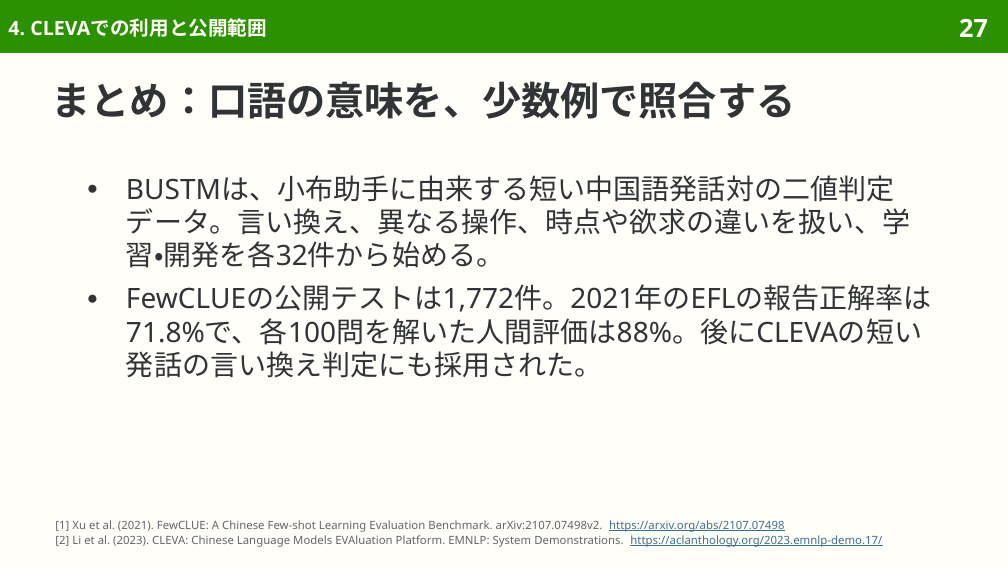
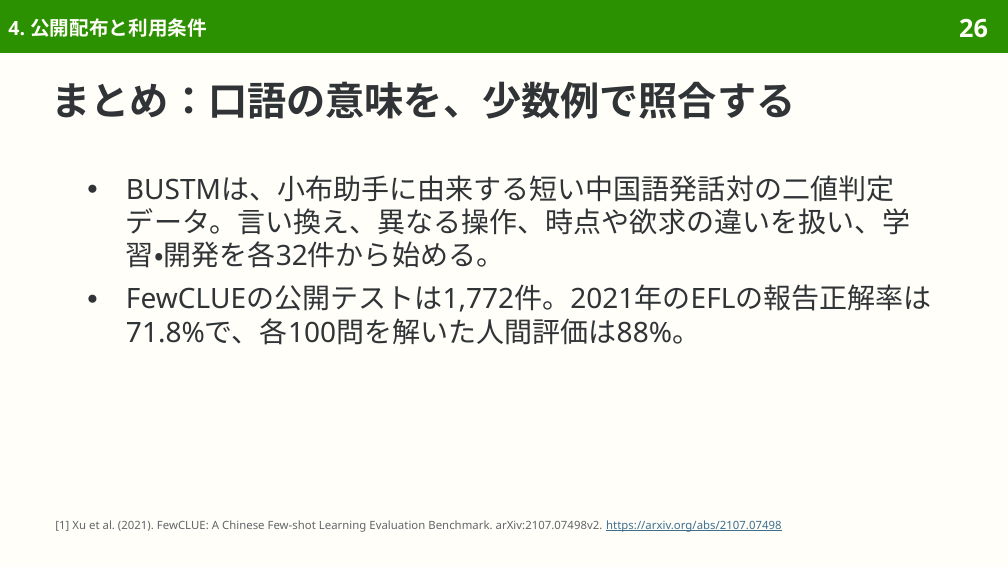
Before and after one commit to sasakiy84/datasets-in-10-minutes, a slide deck: slide 26 of slides/datasets-in-10-minutes-bustm.pptx (slide 27 before the commit). Drawn at 1008x567 pixels with LibreOffice and Linux fonts; fonts in the diff are those of the drawing. Boxes give left, top, right and bottom in pixels: in the first picture for what was removed or moved away, otherwise in the second. Text is boxed around its words. In the diff, an @@ line names an element or a change of style, - is before the commit and + after.

Commit message:
Center BUSTM on spoken intent matching and original few-shot evaluation

```diff
--- a/slides/datasets-in-10-minutes-bustm.pptx
+++ b/slides/datasets-in-10-minutes-bustm.pptx
@@ title at bbox=[8, 18, 207, 37]: text changed @@
-4. CLEVAでの利用と公開範囲
+4. 公開配布と利用条件
@@ page number at bbox=[959, 18, 988, 38]: text changed @@
-27
+26
@@ text at bbox=[126, 284, 932, 345]: text changed @@
-● FewCLUEの公開テストは1,772件。2021年のEFLの報告正解率は71.8%で、各100問を解いた人間評価は88%。後にCLEVAの短い発話の言い換え判定にも採用された。
+● FewCLUEの公開テストは1,772件。2021年のEFLの報告正解率は71.8%で、各100問を解いた人間評価は88%。
@@ text at bbox=[55, 535, 882, 547]: paragraph removed @@
-[2] Li et al. (2023). CLEVA: Chinese Language Models EVAluation Platform. EMNLP: System Demonstrations. https://aclanthology.org/2023.emnlp-demo.17/
```
Also in this commit, not shown: 8 other slides changed, 2 slides removed, 47 other files.
